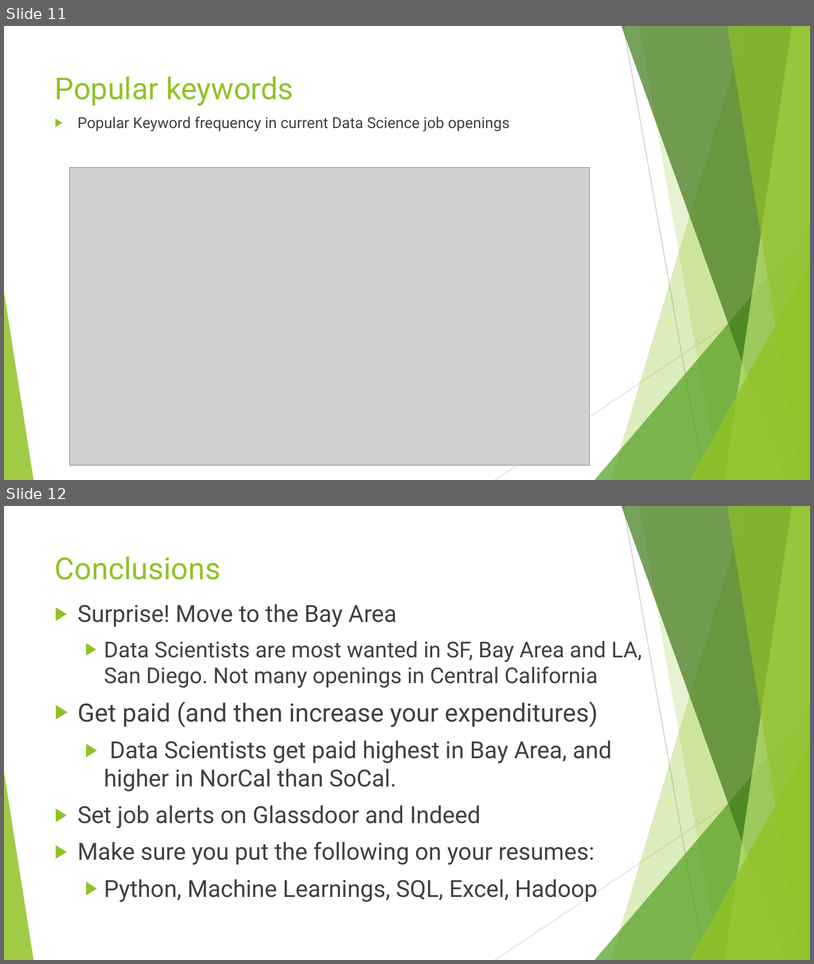
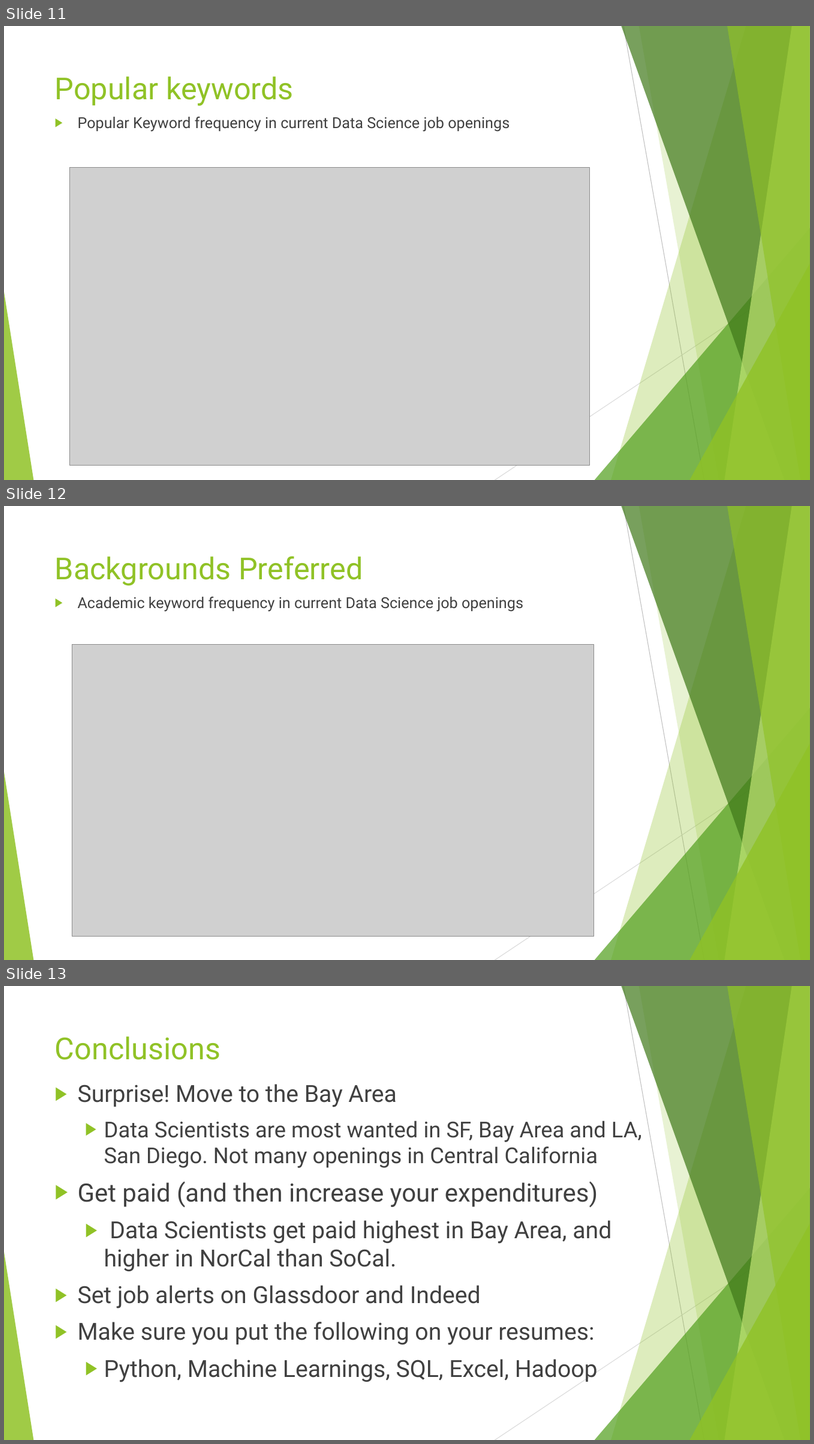
Before and after one commit to ChrNg404/Data_Science_ETL_Project, a slide deck: ETL Presentation.pptx. Shown one above the other, each under a label of ours: slides 11 and 12 before the commit, slides 11, 12 and 13 after it. The pictures are 814x964 and 814x1444 pixels, drawn with LibreOffice and Linux fonts; fonts in the diff are those of the drawing; grey boxes stand for pictures. Boxes give left, top, right and bottom in pixels: in the first picture for what was removed or moved away, otherwise in the second. Text is boxed around its words. In the diff, an @@ line names an element or a change of style, - is before the commit and + after.

```diff
--- a/ETL Presentation.pptx
+++ b/ETL Presentation.pptx
@@ slide 12 added at (x1=4, y1=506, x2=810, y2=960), background #FFFFFF; not listed: 10 template elements that a slide beside it also shows @@
@@ title added at (x1=55, y1=556, x2=363, y2=586), 36 pt, text #90C226 @@
+Backgrounds Preferred
@@ text added at (x1=78, y1=597, x2=524, y2=612), 18 pt, text #404040 @@
+▶ Academic keyword frequency in current Data Science job openings
@@ picture added at (x1=72, y1=645, x2=594, y2=936) @@
@@ what was slide 12 is now slide 13 @@
```
Also in this commit, not shown: 4 other files.
